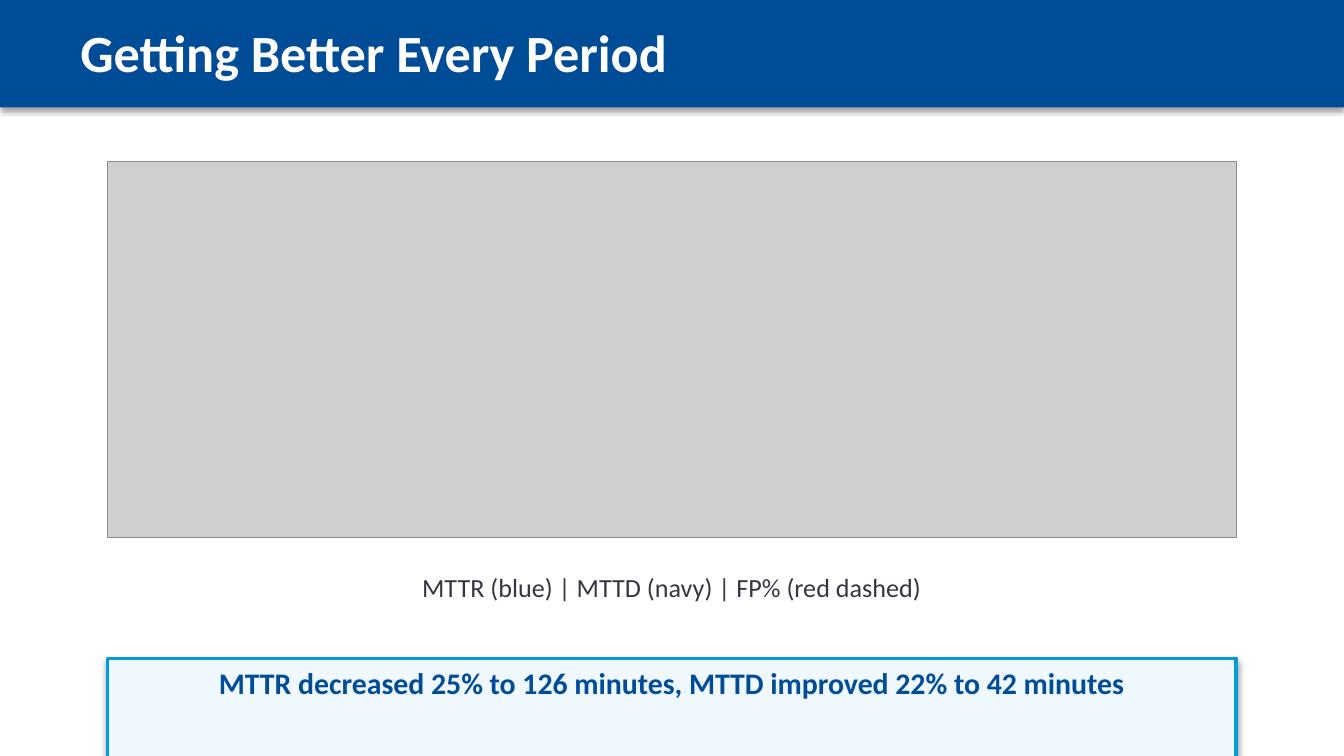
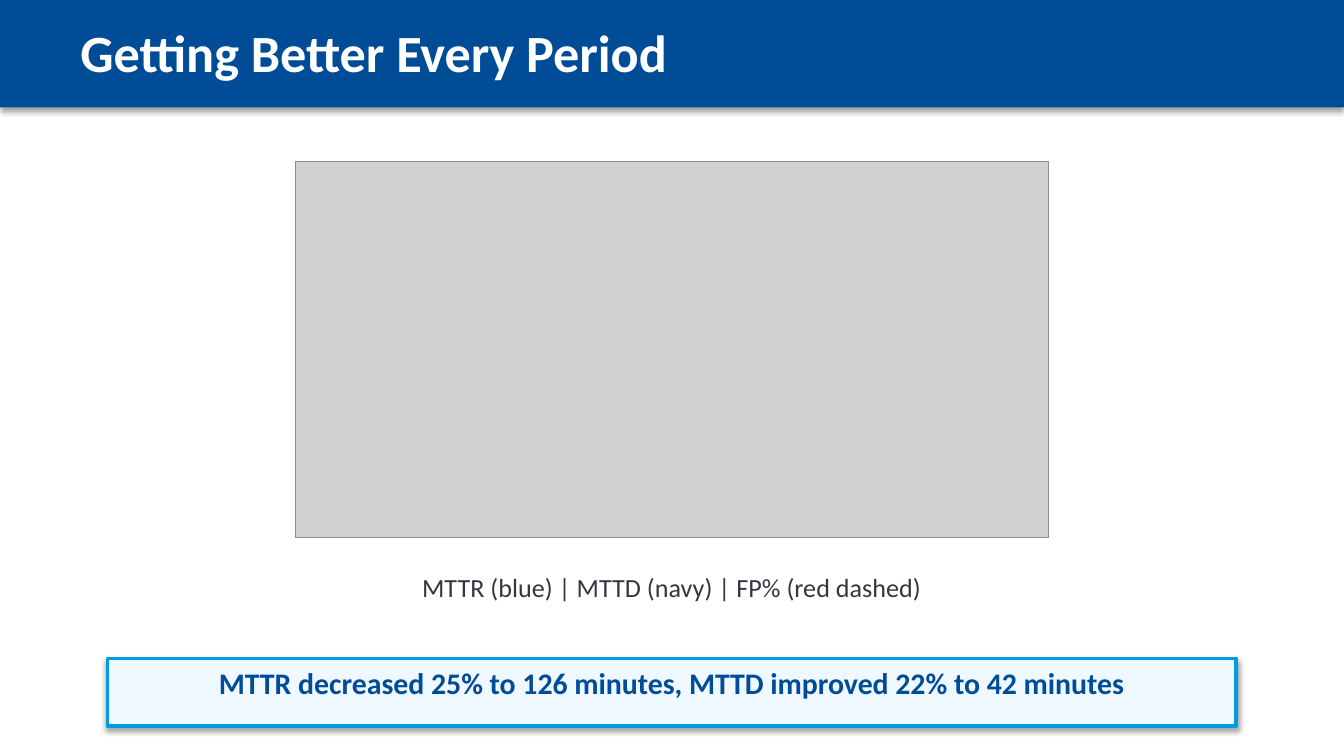
Before and after one commit to peregr956/Escalation-Details-Report, a slide deck: slide 7 of output/escalation_report_2025-12-19.pptx. Drawn at 1344x756 pixels with LibreOffice and Linux fonts; fonts in the diff are those of the drawing; grey boxes stand for pictures; background and template pictures are left out. Boxes give left, top, right and bottom in pixels: in the first picture for what was removed or moved away, otherwise in the second. Text is boxed around its words. In the diff, an @@ line names an element or a change of style, - is before the commit and + after.

```diff
--- a/output/escalation_report_2025-12-19.pptx
+++ b/output/escalation_report_2025-12-19.pptx
@@ picture: place and size @@
-picture at [108,161,1236,538]
+picture at [296,161,1048,538]
@@ rectangle "MTTR decreased 25% to 126 ...": place and size @@
-rectangle "MTTR decreased 25% to 126 ..." at [108,659,1236,756]
+rectangle "MTTR decreased 25% to 126 ..." at [108,659,1236,726]
```
Also in this commit, not shown: 9 other slides changed, 9 other files.
